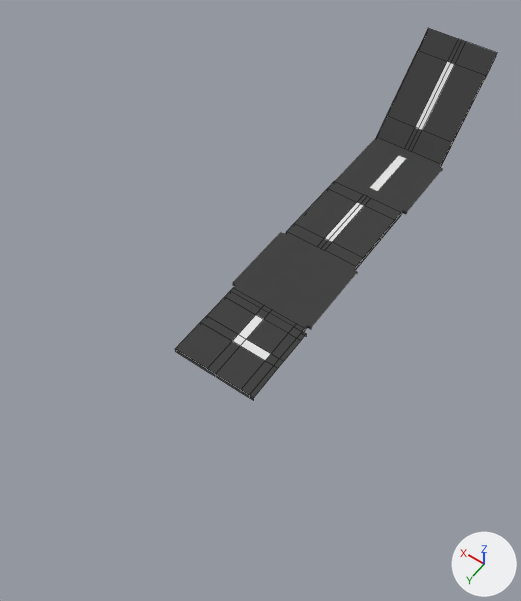
A saved change to the Blender file Assets/Blender File/Road.blend.
The view is the same before and after, from a 50 mm camera at (-2.56, 5.22, 5.89) aimed at (0.06, 1.56, 0.13). Every picture has the same lights, and +X, +Y and +Z are marked at lower right. Mesh edges are drawn as thin lines on the coarser meshes.

The first picture shows 'road_T', 'road_X', 'road_straight', 'road_turn', 'road_uphill'.
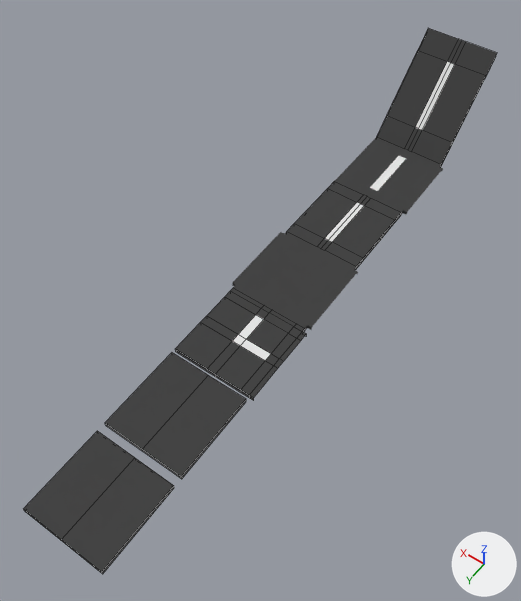
Where the change shows, as pixel boxes [x1, y1, x2, y2] in the pictures (521 x 601 px):
'road_No_Exit', added: after [24, 431, 174, 574]
'road_end', added: after [105, 353, 246, 479]

Diff of the bpy script that builds the scene:
```diff
--- a/Assets/Blender File/Road.blend.py
+++ b/Assets/Blender File/Road.blend.py
@@ me_road_no_exite @@
+me_road_no_exite.from_pydata([(0.45, 0.45, -0.05), (0.45, -0.45, -0.05), (0.45, 0.45, 0.0), (0.0, -0.45, 0.0), (0.45, -0.45, 0.0), (0.0, 0.45, 0.0), (0.0, 0.45, -0.05), (0.0, -0.45, -0.05)], [], [(5, 3, 4, 2), (2, 0, 6, 5), (2, 4, 1, 0), (1, 4, 3, 7)])
+me_road_no_exite.materials.append(mat_road)  # dark grey #464646
@@ me_road_end @@
+me_road_end.from_pydata([(0.45, 0.45, -0.05), (0.45, -0.5, -0.05), (0.45, 0.45, 0.0), (0.0, -0.5, 0.0), (0.45, -0.5, 0.0), (0.0, 0.45, 0.0), (0.0, 0.45, -0.05)], [], [(5, 3, 4, 2), (2, 0, 6, 5), (2, 4, 1, 0)])
+me_road_end.materials.append(mat_road)  # dark grey #464646
@@ ob_road_no_exit @@
+ob_road_no_exit = bpy.data.objects.new('road_No_Exit', me_road_no_exite)
+ob_road_no_exit.location = (0.0, 4.0, 0.0)
+_m = ob_road_no_exit.modifiers.new('Mirror', 'MIRROR')
+_m.use_clip = True
@@ ob_road_end @@
+ob_road_end = bpy.data.objects.new('road_end', me_road_end)
+ob_road_end.location = (0.0, 3.0, 0.0)
+_m = ob_road_end.modifiers.new('Mirror', 'MIRROR')
+_m.use_clip = True
```
